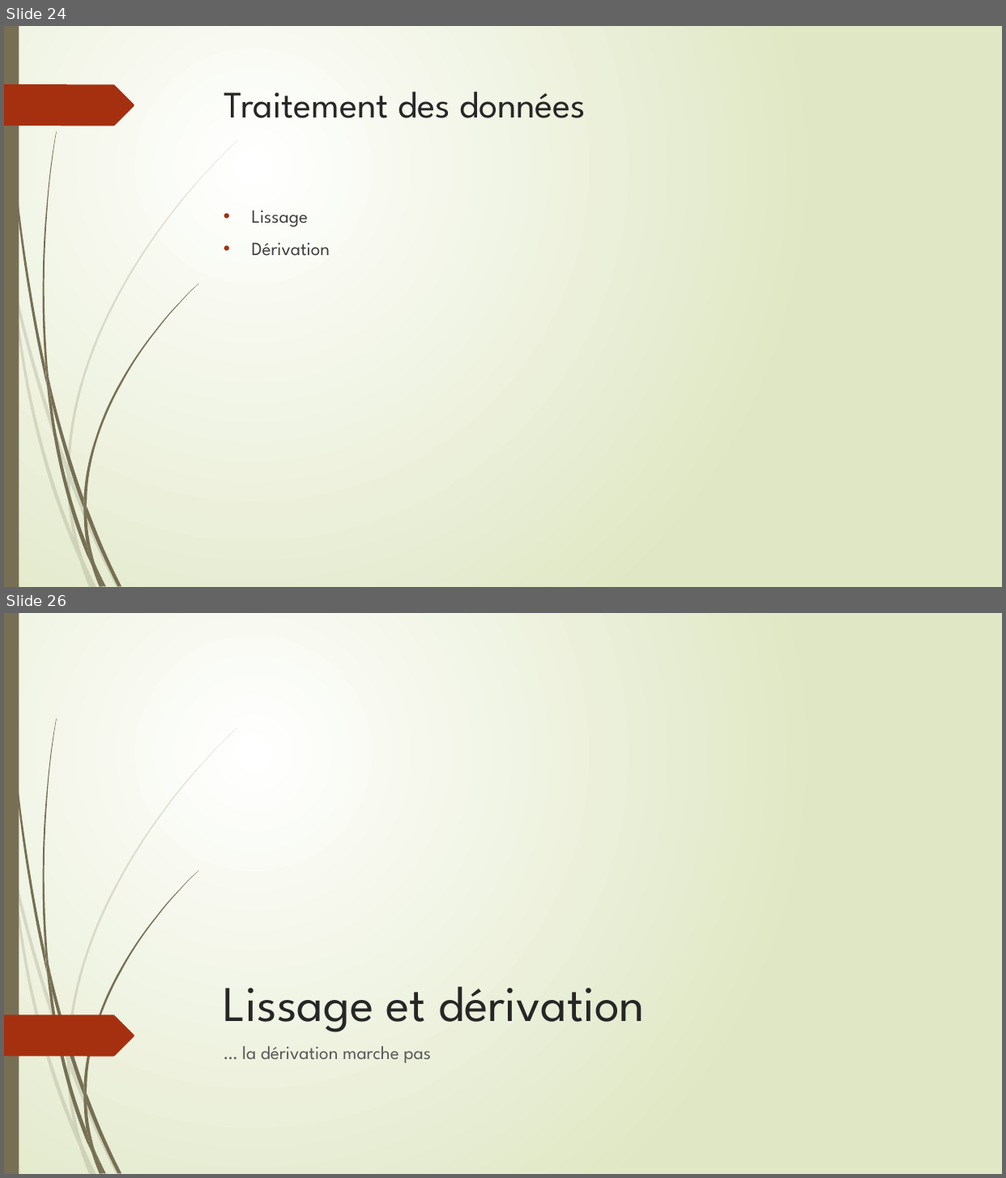
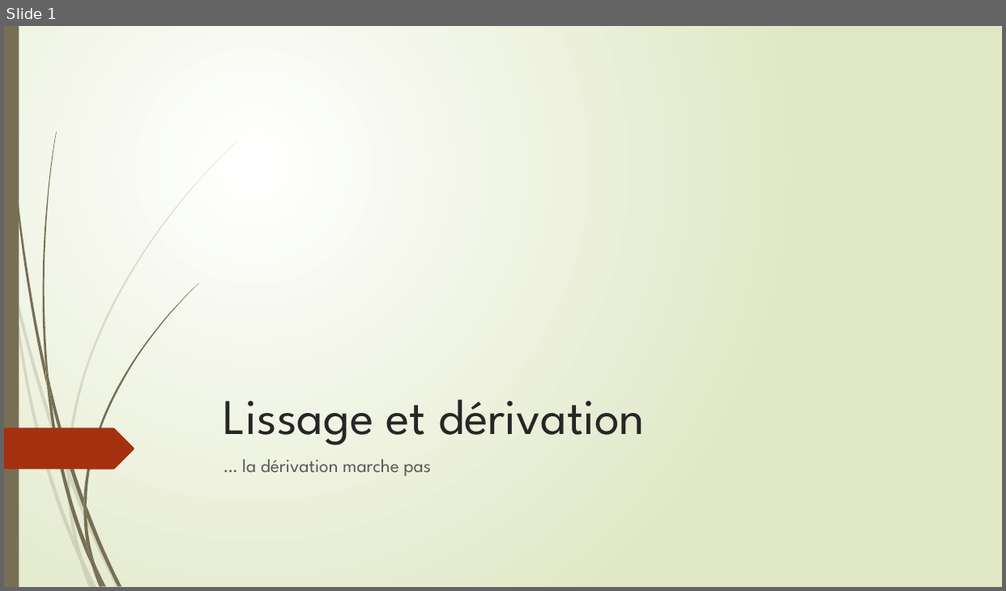
Before and after one commit to Poroing/CrowdDeplacementOptimisation, a slide deck: Présentation/thibaylt.pptm. Shown one above the other, each under a label of ours: slides 24 and 26 before the commit, slide 1 after it; the slides between them are not shown. The pictures are 1006x1178 and 1006x591 pixels, drawn with LibreOffice and Linux fonts; fonts in the diff are those of the drawing. Boxes give left, top, right and bottom in pixels: in the first picture for what was removed or moved away, otherwise in the second. Text is boxed around its words. In the diff, an @@ line names an element or a change of style, - is before the commit and + after.

```diff
--- a/Présentation/thibaylt.pptm
+++ b/Présentation/thibaylt.pptm
@@ slide 24 removed at (4,26,1002,587), background gradient #FFFFFF to #DFE8C4; not listed: 23 template elements that a slide beside it also shows @@
@@ freeform shape removed at (4,84,134,126) @@
@@ title removed at (224,92,586,118) @@
-Traitement des données
@@ text removed at (252,210,330,256) @@
-• Lissage
-• Dérivation
@@ what was slide 26 is now slide 1 @@
```
Also in this commit, not shown: 14 slides added, 31 other slides removed, 1 other file.
